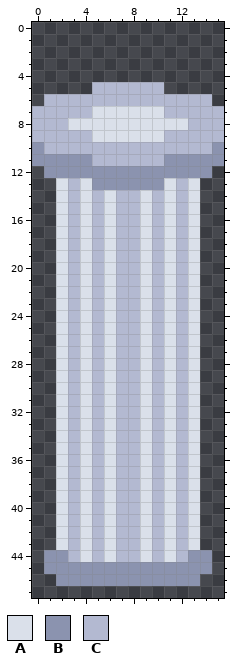
One commit to this pixel-art file: assets/sprites/pillar.aseprite. The first picture shows the starting point.
16x48 pixels, 1 frame.
Palette (. is transparent): A #dae0ea  B #8b93af  C #b3b9d1
Pixels before, first column x 0:
 5 .....CCCCCC.....
 6 .CCCCCCCCCCCCCC.
 7 CCCCCAAAAAACCCCC
 8 CCCAAAAAAAAAACCC
 9 CCCCCAAAAAACCCCC
10 BCCCCCCCCCCCCCCB
11 BBBBBCCCCCCBBBBB
12 .BBBBBBBBBBBBBB.
13 ..ACABBBBBBACA..
14 ..ACACACCACACA..
15 ..ACACACCACACA..
16 ..ACACACCACACA..
17 ..ACACACCACACA..
18 ..ACACACCACACA..
19 ..ACACACCACACA..
20 ..ACACACCACACA..
21 ..ACACACCACACA..
22 ..ACACACCACACA..
23 ..ACACACCACACA..
24 ..ACACACCACACA..
25 ..ACACACCACACA..
26 ..ACACACCACACA..
27 ..ACACACCACACA..
28 ..ACACACCACACA..
29 ..ACACACCACACA..
30 ..ACACACCACACA..
31 ..ACACACCACACA..
32 ..ACACACCACACA..
33 ..ACACACCACACA..
34 ..ACACACCACACA..
35 ..ACACACCACACA..
36 ..ACACACCACACA..
37 ..ACACACCACACA..
38 ..ACACACCACACA..
39 ..ACACACCACACA..
40 ..ACACACCACACA..
41 ..ACACACCACACA..
42 ..ACACACCACACA..
43 ..ACACACCACACA..
44 .BBCACACCACACBB.
45 .BBBBBBBBBBBBBB.
46 ..BBBBBBBBBBBB..
After the commit:
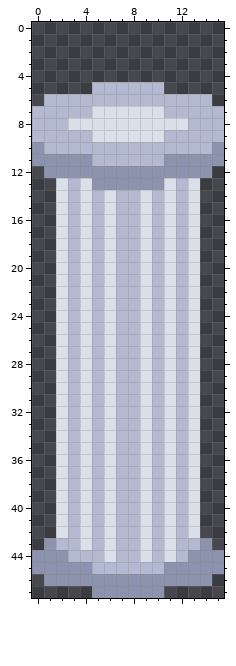
Diff:
y 43: x 1..2 .A -> BC; x 13..14 A. -> CB
y 44: x 0 . -> B; x 4 A -> C; x 15 . -> B
y 45: x 0 . -> B; x 5..10 BBBBBB -> CCCCCC; x 15 . -> B
y 46: x 1 . -> B; x 14 . -> B
y 47: x 5..10 ...... -> BBBBBB
Where, in picture pixels (left, top, right, bottom), the same in both pictures:
changed: (32, 538, 224, 598)
